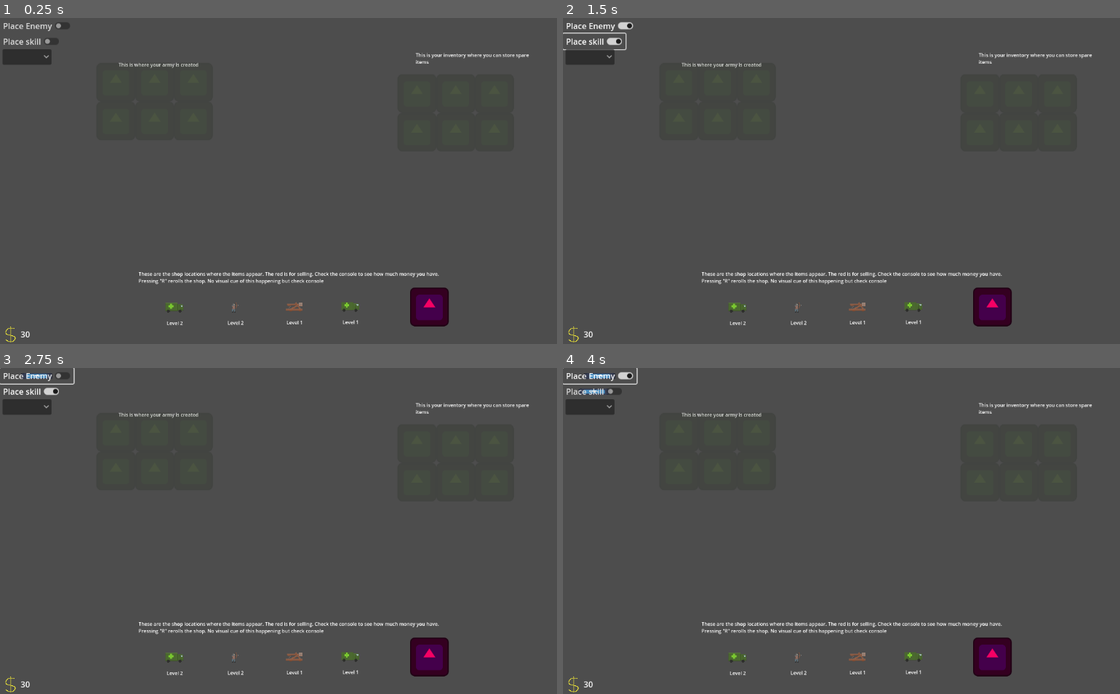
Above: before the commit, frames 1-4 (two rows, left to right).
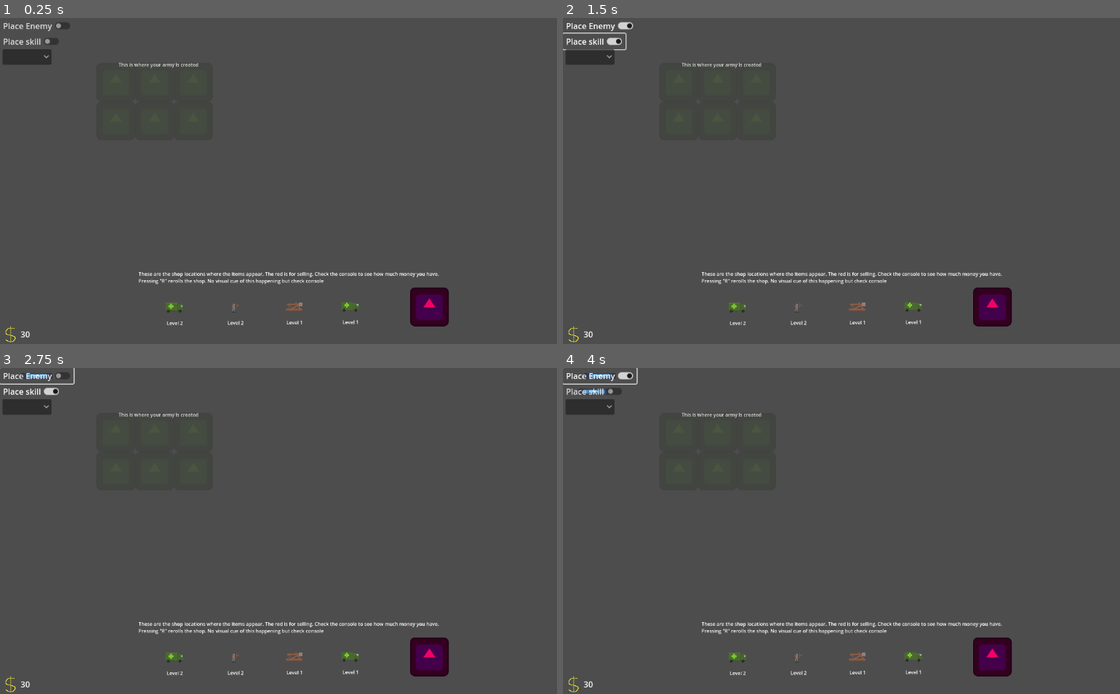
Above: after the commit, the same moments.

Repository: LorcanSmith/Armies
Game: Godot game, scene res://Scenes/main.tscn
Two runs of this game, one before a commit and one after it. Both use one fixed random seed, a clock stepped at 60 frames per second and the inputs below. The engine's default icon, where the game draws it, is replaced by a stand-in: a white triangle on a blue panel in a dark square.
Inputs:
- Up to frame 1 (0.25 s): no input
- Up to frame 2 (1.5 s): click "Place Enemy" at 0.5 s; click "Place skill" at 1.25 s
- Up to frame 3 (2.75 s): click "Place Enemy" at 2 s
- Up to frame 4 (4 s): click "Place skill" at 2.75 s; click "Place Enemy" at 3.5 s

The runs differ from the first frame. In frame 1, 0.2% of the frame differs, in the area x 74-96%, y 10-15%; in frame 2, 0.2%; in frame 3, 0.2%; in frame 4, 0.2%.

Commit message:
A random enemy army from that turn is now spawned in

Diff:
--- a/Prefabs/Managers/shop_manager.tscn
+++ b/Prefabs/Managers/shop_manager.tscn
@@ -53,6 +53,7 @@
 [node name="grid_manager" parent="." instance=ExtResource("4_2ahac")]
 
 [node name="grid_generator (inventory)" type="Node2D" parent="grid_manager"]
+visible = false
 position = Vector2(995, 37)
 script = ExtResource("5_q2vn5")
 grid_name = "inventory"
--- a/Scripts/Managers/game_manager.gd
+++ b/Scripts/Managers/game_manager.gd
@@ -66,16 +66,16 @@
 
 ##USED TO REROLL THE SHOP, WILL EVENTUALLY BE DONE BY A BUTTON
 func _input(event):
-	if Input.is_key_pressed(KEY_S):
+	if Input.is_action_just_pressed("save"):
 		for grids in GridManager.get_children():
 			grids.save_current_grid()
 #	pauses/restarts the battle ticks, can be used in conjunction with "T" to step through a battle
-	if Input.is_key_pressed(KEY_P):
+	if Input.is_action_just_pressed("pause"):
 		if (CombatManager!= null):
 			CombatManager.ticker_paused = !CombatManager.ticker_paused
 			if !CombatManager.ticker_paused:
 				CombatManager.battle_ticker()
-	if Input.is_key_pressed(KEY_T):
+	if Input.is_action_just_pressed("tick"):
 		if (CombatManager!= null):
 			CombatManager.battle_ticker()
 
--- a/Scripts/Managers/grid_manager.gd
+++ b/Scripts/Managers/grid_manager.gd
@@ -77,17 +77,28 @@
 	if grid_name == "army":
 		game_manager.army = grid_data
 	#Saves army as an enemy army
-	if(DebuggerScript.place_enemy):
+	if(DebuggerScript.place_enemy and grid_name != "inventory"):
 		grid_name = "enemy"
 
 	var current_turn_number = str("turn", game_manager.turn_number)
 
-	#This will give you the project directory.
-	var save_file = FileAccess.open(game_folder + grid_name + current_turn_number + ".save", FileAccess.WRITE)
-	# JSON provides a static method to serialized JSON string.
-	var json_string = JSON.stringify(grid_data)
-	# Store the save dictionary as a new line in the save file.
+	var json_string
+
+	var file_path = game_folder + grid_name + current_turn_number + ".save"
+	var save_file
+	if FileAccess.file_exists(file_path):
+		#This will give you the project directory.
+		save_file = FileAccess.open(file_path, FileAccess.READ_WRITE)
+		# Move the file cursor to the end of the file (just in case it's not already there)
+		save_file.seek_end()
+	else:
+		save_file = FileAccess.open(file_path, FileAccess.WRITE)
+	# JSON provides a static method to serialize the grid_data to a string
+	json_string = JSON.stringify(grid_data)
+	#print(json_string)
+	# Store the save data as a new line in the save file
 	save_file.store_line(json_string)
+	save_file.close()  # Don't forget to close the file after you're done.
 
 func load_layout(file_to_load : String):
 	var current_turn_number
@@ -101,6 +112,7 @@
 	# Load the file line by line and process that dictionary to restore
 	# the object it represents.
 	var save_file = FileAccess.open(game_folder + file_to_load + current_turn_number + ".save", FileAccess.READ)
+	var lines = []
 	var json = JSON.new()
 	#THIS DOESNT SEEM TO PRINT, CRASHES ELSEWHERE
 	if not FileAccess.file_exists(game_folder + file_to_load + current_turn_number + ".save"):
@@ -108,13 +120,12 @@
 	else:
 		while save_file.get_position() < save_file.get_length():
 			var json_string = save_file.get_line()
-			# Creates the helper class to interact with JSON.
-			# Check if there is any error while parsing the JSON string, skip in case of failure.
-			var parse_result = json.parse(json_string)
-			if not parse_result == OK:
-				print("JSON Parse Error: ", json.get_error_message(), " in ", json_string, " at line ", json.get_error_line())
-			#Returns the contents of the file to whatever called it
-			return json.data
+			lines.append(json_string)
+	var random_army = randi_range(0, lines.size()-1)
+	# Parse the selected line
+	var parse_result = json.parse(lines[random_army])
+	#Returns the contents of the file to whatever called it
+	return json.data
 
 #Returns the grid of the child back to whoever calls the function
 func get_grid():
--- a/project.godot
+++ b/project.godot
@@ -28,3 +28,21 @@
 headquarter=""
 buff_location=""
 skill=""
+
+[input]
+
+save={
+"deadzone": 0.2,
+"events": [Object(InputEventKey,"resource_local_to_scene":false,"resource_name":"","device":-1,"window_id":0,"alt_pressed":false,"shift_pressed":false,"ctrl_pressed":false,"meta_pressed":false,"pressed":false,"keycode":0,"physical_keycode":83,"key_label":0,"unicode":115,"location":0,"echo":false,"script":null)
+]
+}
+pause={
+"deadzone": 0.2,
+"events": [Object(InputEventKey,"resource_local_to_scene":false,"resource_name":"","device":-1,"window_id":0,"alt_pressed":false,"shift_pressed":false,"ctrl_pressed":false,"meta_pressed":false,"pressed":false,"keycode":0,"physical_keycode":80,"key_label":0,"unicode":112,"location":0,"echo":false,"script":null)
+]
+}
+tick={
+"deadzone": 0.2,
+"events": [Object(InputEventKey,"resource_local_to_scene":false,"resource_name":"","device":-1,"window_id":0,"alt_pressed":false,"shift_pressed":false,"ctrl_pressed":false,"meta_pressed":false,"pressed":false,"keycode":0,"physical_keycode":84,"key_label":0,"unicode":116,"location":0,"echo":false,"script":null)
+]
+}
